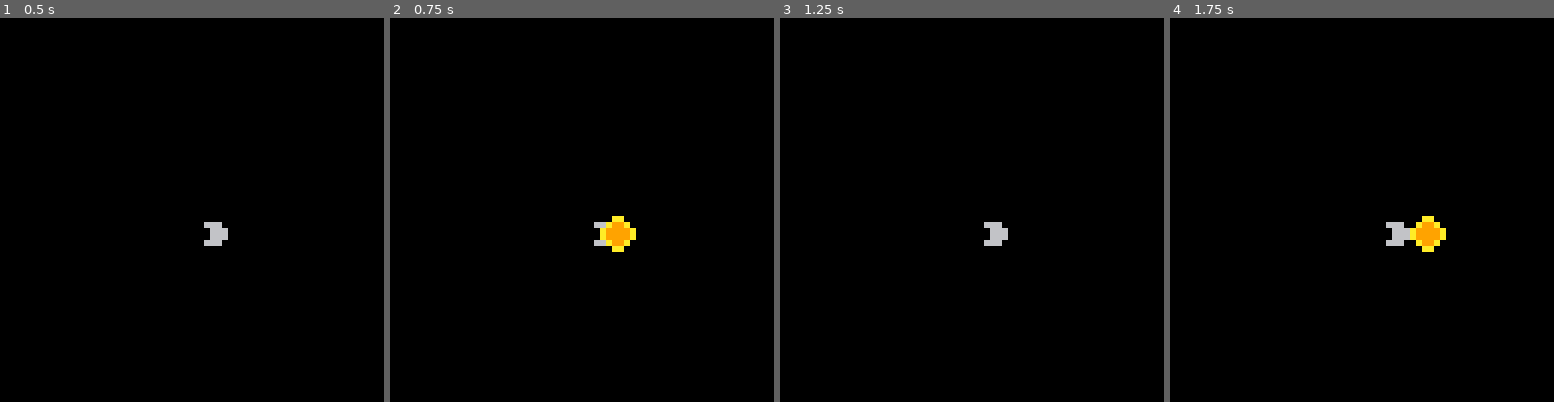
Above: before the commit, frames 1-4 (left to right).
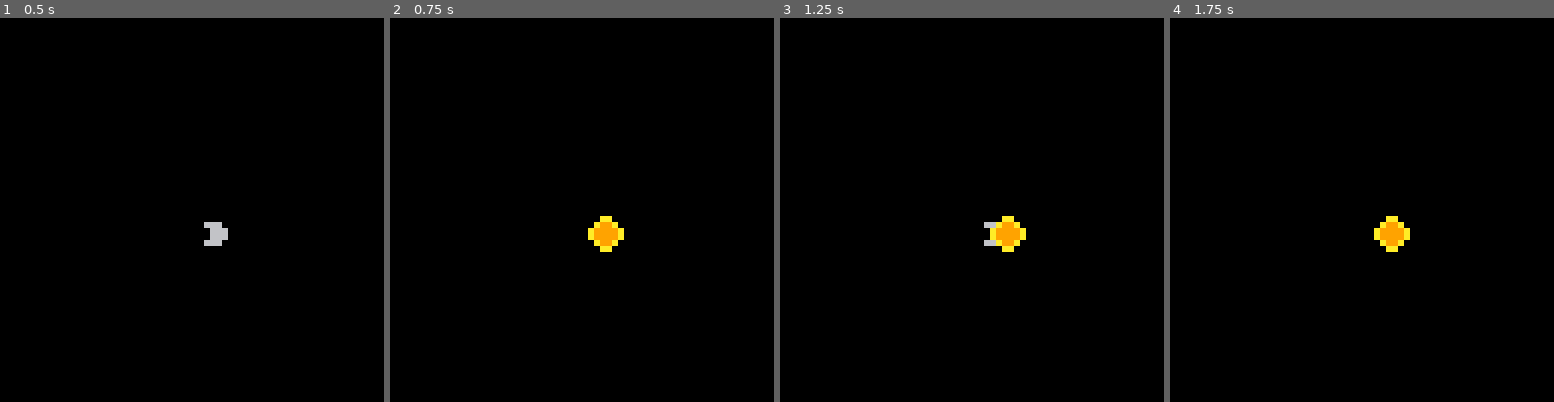
Above: after the commit, the same moments.

Repository: matheusmortatti/LOWREZJAM2020
Game: PICO-8 cartridge template.p8
Same seed, same stepped clock (60 frames per second), same inputs: the game is played once before the commit and once after it.
Inputs:
- Up to frame 1 (0.5 s): tap X (X key) at 0.33 s
- Up to frame 2 (0.75 s): tap O (Z key) at 0.7 s
- Up to frame 3 (1.25 s): tap X (X key) at 1.07 s
- Up to frame 4 (1.75 s): hold Right from 1.6 s (still down); tap O (Z key) at 1.7 s

Frame 1 is identical in both runs. In frame 2, 0.8% of the frame differs, in the area x 51-65%, y 51-61%; in frame 3, 0.6%; in frame 4, 1.2%, in the area x 53-72%, y 51-61%.

Commit message:
Fix sin/cos calculation in bullet

Diff:
--- a/template.p8
+++ b/template.p8
@@ -784,7 +784,7 @@
 -------------------------------
 
 bullet=dynamic:extend({
-				speed=2,
+				speed=.1,
     hitbox=box(-1,-1,1,1),
     sprite=3,
     vel=v(0,0),
@@ -799,8 +799,8 @@
   self.pos=pos
 
   self.vel=v(
-  	self.speed * cos(a),
-			self.speed * sin(a))
+  	self.speed * cos(a/360),
+			self.speed * -sin(a/360))
 
   return obj
 end
